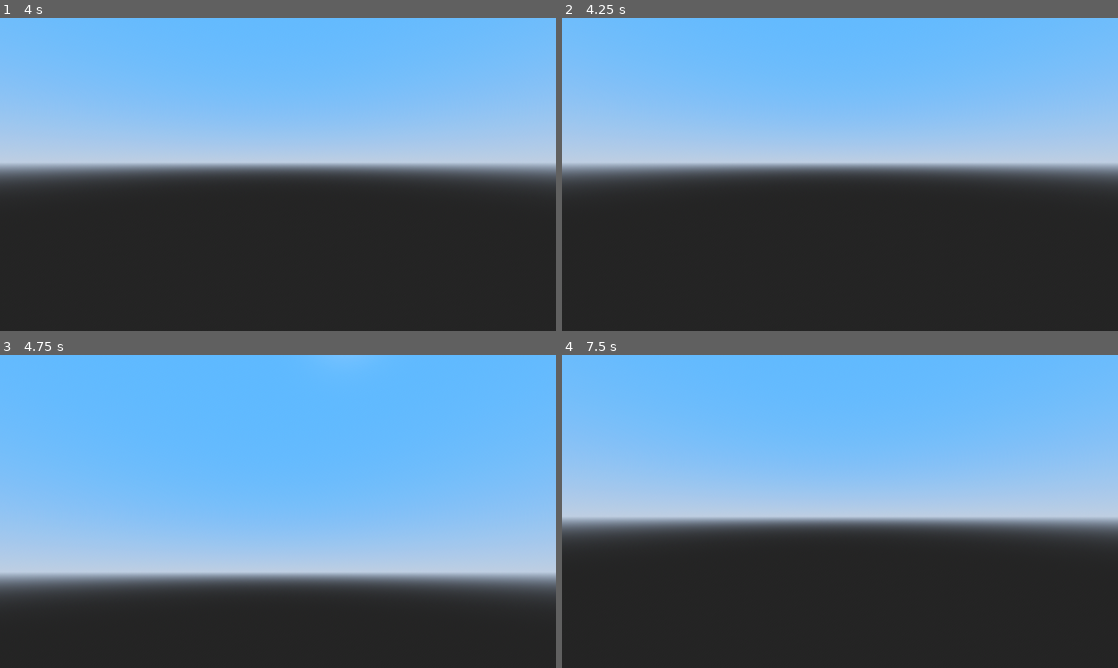
Above: before the commit, frames 1-4 (two rows, left to right).
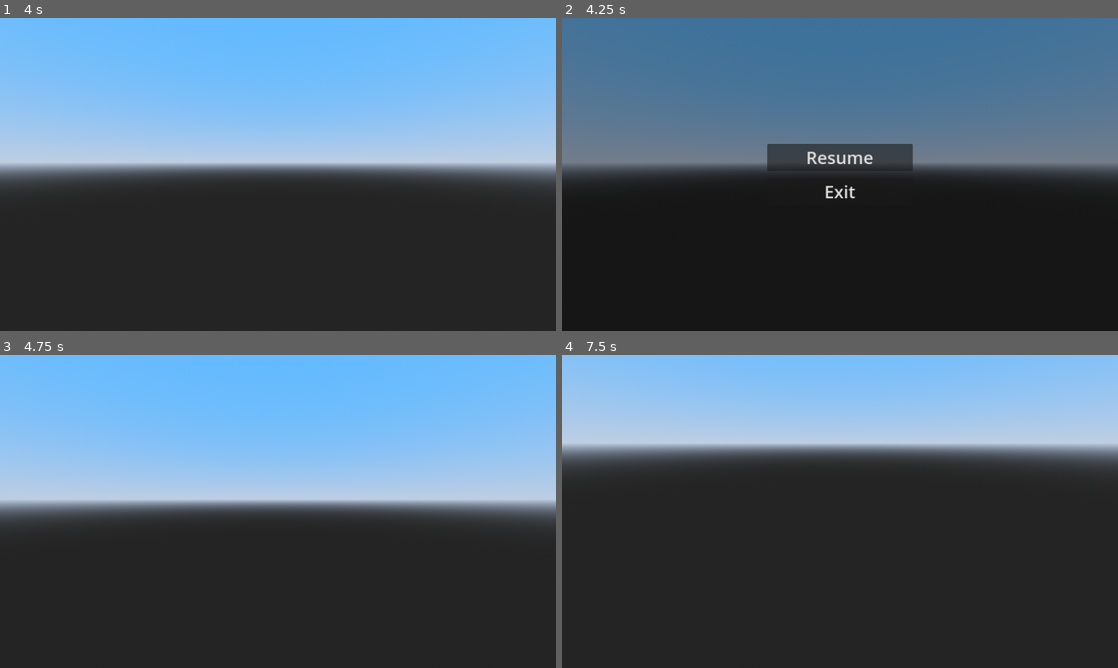
Above: after the commit, the same moments.

Repository: Skyvastern/the-aspiring-deva
Game: Godot game, scene res://main/main.tscn
Same seed, same stepped clock (60 frames per second), same inputs: the game is played once before the commit and once after it.
Inputs (mouse positions are in pixels of both pictures, inside the frame that each line leads up to):
- Up to frame 1 (4 s): tap Enter at 0.5 s; move the mouse to (305, 174) at 0.52 s; hold W (forward) from 0.53 s (still down); tap X (close_interaction) at 0.6, 2.85 s; tap Space (jump) at 0.77, 1.52, 3.02, 3.5, 3.77 s; move the mouse to (250, 174) at 1.27 s; tap E (interact) at 1.35, 3.6 s; move the mouse to (289, 168) at 2.02 s; tap Q (interact_detailed) at 2.1 s; move the mouse to (272, 180) at 2.77 s; move the mouse to (316, 177) at 3.52 s
- Up to frame 2 (4.25 s): keep holding W (forward); tap Escape (ui_cancel) at 4.15 s
- Up to frame 3 (4.75 s): release W (forward) at 4.25 s; click (278, 495) at 4.25 s, where only the run after the commit has a clickable "Resume"
- Up to frame 4 (7.5 s): tap Enter at 5, 6.5 s; move the mouse to (795, 508) at 5.02 s; hold W (forward) 5.03-6.53 s; tap Q (interact_detailed) at 5.1, 7.35 s; tap Space (jump) at 5.27, 5.75, 6.77, 7.25 s; move the mouse to (845, 511) at 5.77 s; tap X (close_interaction) at 5.85 s; move the mouse to (817, 505) at 6.52 s; hold D (right) 6.53-7.28 s; tap E (interact) at 6.6 s; move the mouse to (867, 511) at 7.27 s; hold W (forward) from 7.28 s (still down)

Frame 1 is identical in both runs. In frame 2, 52% of the frame differs, in the area x 0-100%, y 0-58%; in frame 3, 52%; in frame 4, 56%, in the area x 0-100%, y 0-60%.

Commit message:
Add pause menu

Diff:
--- a/frontend/main/main.gd
+++ b/frontend/main/main.gd
@@ -1,9 +1,2 @@
 extends Node
 class_name Main
-
-@export var audio_record: AudioRecord
-@export var npc_speak: NPC_Speak
-
-
-func _enter_tree() -> void:
-	Global.main = self
--- a/frontend/main/main.tscn
+++ b/frontend/main/main.tscn
@@ -1,9 +1,14 @@
-[gd_scene load_steps=3 format=3 uid="uid://bfawuhapwvy2u"]
+[gd_scene load_steps=4 format=3 uid="uid://bfawuhapwvy2u"]
 
 [ext_resource type="Script" path="res://main/main.gd" id="1_8mdjw"]
 [ext_resource type="PackedScene" uid="uid://bjnd35v4sh1vl" path="res://main/world/world.tscn" id="2_upxpq"]
+[ext_resource type="PackedScene" uid="uid://b71imdt2kchb3" path="res://main/menus/pause_menu/pause_menu.tscn" id="3_hijm8"]
 
 [node name="Main" type="Node"]
 script = ExtResource("1_8mdjw")
 
 [node name="World" parent="." instance=ExtResource("2_upxpq")]
+
+[node name="Menus" type="CanvasLayer" parent="."]
+
+[node name="PauseMenu" parent="Menus" instance=ExtResource("3_hijm8")]
--- /dev/null
+++ b/frontend/main/menus/pause_menu/pause_menu.gd
@@ -0,0 +1,35 @@
+extends Control
+class_name PauseMenu
+
+@export var resume_btn: Button
+@export var exit_btn: Button
+
+
+func _ready() -> void:
+	visibility_changed.connect(_on_visibility_changed)
+	resume_btn.pressed.connect(_on_resume_btn_pressed)
+	exit_btn.pressed.connect(_on_exit_btn_pressed)
+
+	visible = false
+
+
+func _process(_delta: float) -> void:
+	if Input.is_action_just_pressed("ui_cancel"):
+		visible = !visible
+
+
+func _on_visibility_changed() -> void:
+	get_tree().paused = visible
+
+	if visible:
+		Input.mouse_mode = Input.MOUSE_MODE_VISIBLE
+	else:
+		Input.mouse_mode = Input.MOUSE_MODE_CAPTURED
+
+
+func _on_resume_btn_pressed() -> void:
+	visible = false
+
+
+func _on_exit_btn_pressed() -> void:
+	get_tree().quit()
--- /dev/null
+++ b/frontend/main/menus/pause_menu/pause_menu.tscn
@@ -0,0 +1,53 @@
+[gd_scene load_steps=2 format=3 uid="uid://b71imdt2kchb3"]
+
+[ext_resource type="Script" path="res://main/menus/pause_menu/pause_menu.gd" id="1_tlltf"]
+
+[node name="PauseMenu" type="Control" node_paths=PackedStringArray("resume_btn", "exit_btn")]
+process_mode = 3
+layout_mode = 3
+anchors_preset = 15
+anchor_right = 1.0
+anchor_bottom = 1.0
+grow_horizontal = 2
+grow_vertical = 2
+script = ExtResource("1_tlltf")
+resume_btn = NodePath("Buttons/ResumeBtn")
+exit_btn = NodePath("Buttons/ExitBtn")
+
+[node name="BG" type="ColorRect" parent="."]
+layout_mode = 1
+anchors_preset = 15
+anchor_right = 1.0
+anchor_bottom = 1.0
+grow_horizontal = 2
+grow_vertical = 2
+color = Color(0, 0, 0, 0.392157)
+
+[node name="Buttons" type="VBoxContainer" parent="."]
+layout_mode = 1
+anchors_preset = 8
+anchor_left = 0.5
+anchor_top = 0.5
+anchor_right = 0.5
+anchor_bottom = 0.5
+offset_left = -251.0
+offset_top = -45.0
+offset_right = 251.0
+offset_bottom = 46.0
+grow_horizontal = 2
+grow_vertical = 2
+theme_override_constants/separation = 25
+
+[node name="ResumeBtn" type="Button" parent="Buttons"]
+layout_mode = 2
+size_flags_horizontal = 3
+focus_mode = 0
+theme_override_font_sizes/font_size = 60
+text = "Resume"
+
+[node name="ExitBtn" type="Button" parent="Buttons"]
+layout_mode = 2
+size_flags_horizontal = 3
+focus_mode = 0
+theme_override_font_sizes/font_size = 60
+text = "Exit"
--- a/frontend/main/player/player.gd
+++ b/frontend/main/player/player.gd
@@ -15,10 +15,6 @@
 
 func _enter_tree() -> void:
 	Global.player = self
-
-
-func _ready() -> void:
-	Input.mouse_mode = Input.MOUSE_MODE_CAPTURED
 
 
 func _physics_process(delta: float) -> void:
